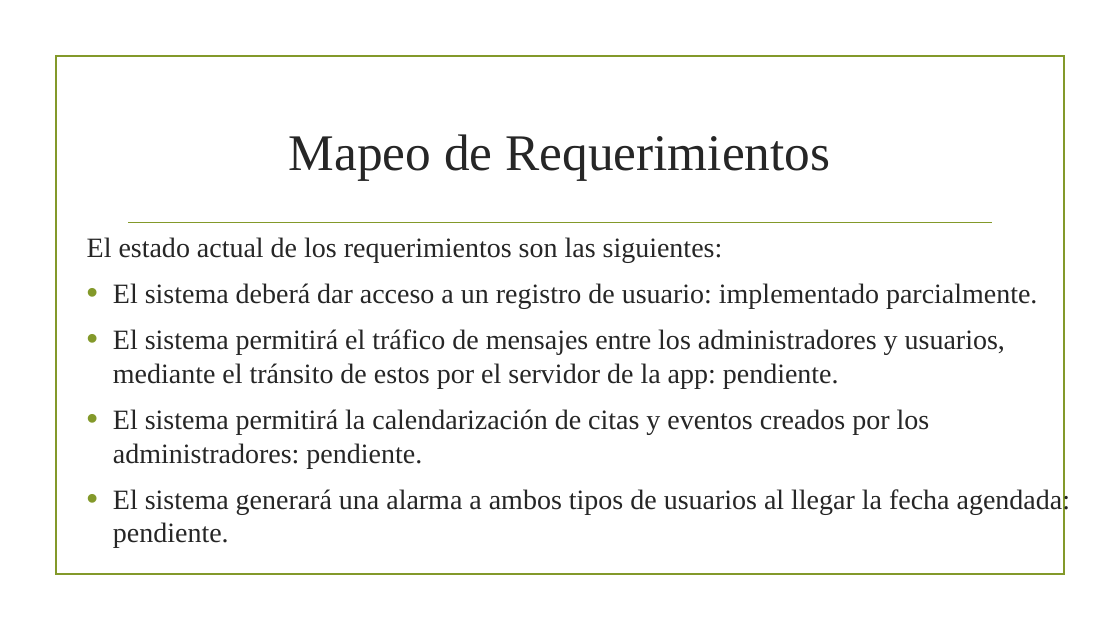
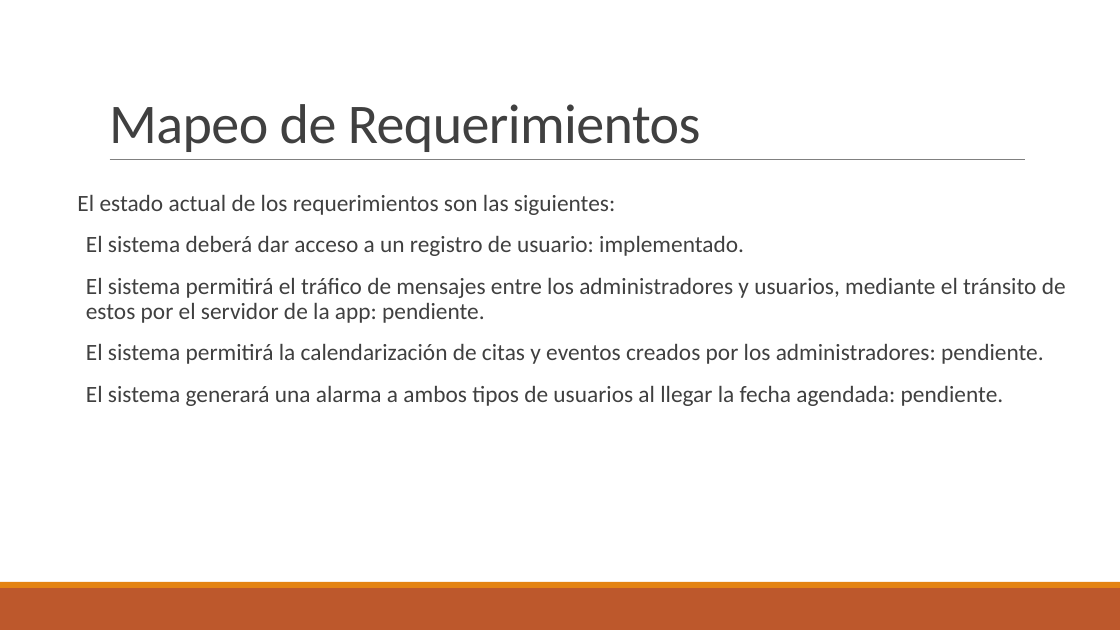
Before and after one commit to CarlosGreene/ProyectoEquipo4, a slide deck: slide 3 of Segunda Entrega.pptm. Drawn at 1120x630 pixels with LibreOffice and Linux fonts; fonts in the diff are those of the drawing; background and template pictures are left out. Boxes give left, top, right and bottom in pixels: in the first picture for what was removed or moved away, otherwise in the second. Text is boxed around its words. In the diff, an @@ line names an element or a change of style, - is before the commit and + after.

```diff
--- a/Segunda Entrega.pptm
+++ b/Segunda Entrega.pptm
@@ title "Mapeo de Requerimientos": place and size @@
-title "Mapeo de Requerimientos" at [289,134,831,181]
+title "Mapeo de Requerimientos" at [109,104,701,152]
@@ title "Mapeo de Requerimientos" at [109,104,701,152]: size 44 to 48 pt, font Times New Roman to Calibri, text colour #262626 to #404040, letter spacing 0 to -0.5 pt; alignment centre to left; line spacing 1 to 0.85; vertical alignment middle to bottom @@
@@ rectangle removed at [55,56,1064,575] @@
@@ line moved from (129, 223) - (992, 223) to (110, 160) - (1026, 160) @@
@@ line (110, 160) - (1026, 160): stroke #83992A 1.25 pt to #808080 0.5 pt @@
@@ text at [77,195,1066,406]: size 24 to 20 pt, font Times New Roman to Calibri, text colour #262626 to #404040 in "El estado actual de los requerimientos son ...", "El sistema permitirá el tráfico de mensajes ...", "El sistema permitirá la calendarización de citas ...", "El sistema generará una alarma a ambos ..."; line spacing 1 to 0.9; more space between paragraphs; bullet • to  ; bullet colour #83992A to #E48312 @@
@@ text "El estado actual de los ...": place and size @@
-text "El estado actual de los ..." at [87,237,1070,548]
+text "El estado actual de los ..." at [77,195,1066,406]
@@ text at [86,236,744,256]: text changed; size 24 to 20 pt; font Times New Roman to Calibri; text colour #262626 to #404040 @@
-• El sistema deberá dar acceso a un registro de usuario: implementado parcialmente.
+  El sistema deberá dar acceso a un registro de usuario: implementado.
@@ rectangle added at [0,588,1120,630], fill #BD582C @@
@@ rectangle added at [0,582,1120,588], fill #E48312 @@
```
Also in this commit, not shown: 5 other slides changed, 6 slides added, 4 slides removed, 10 other files.
